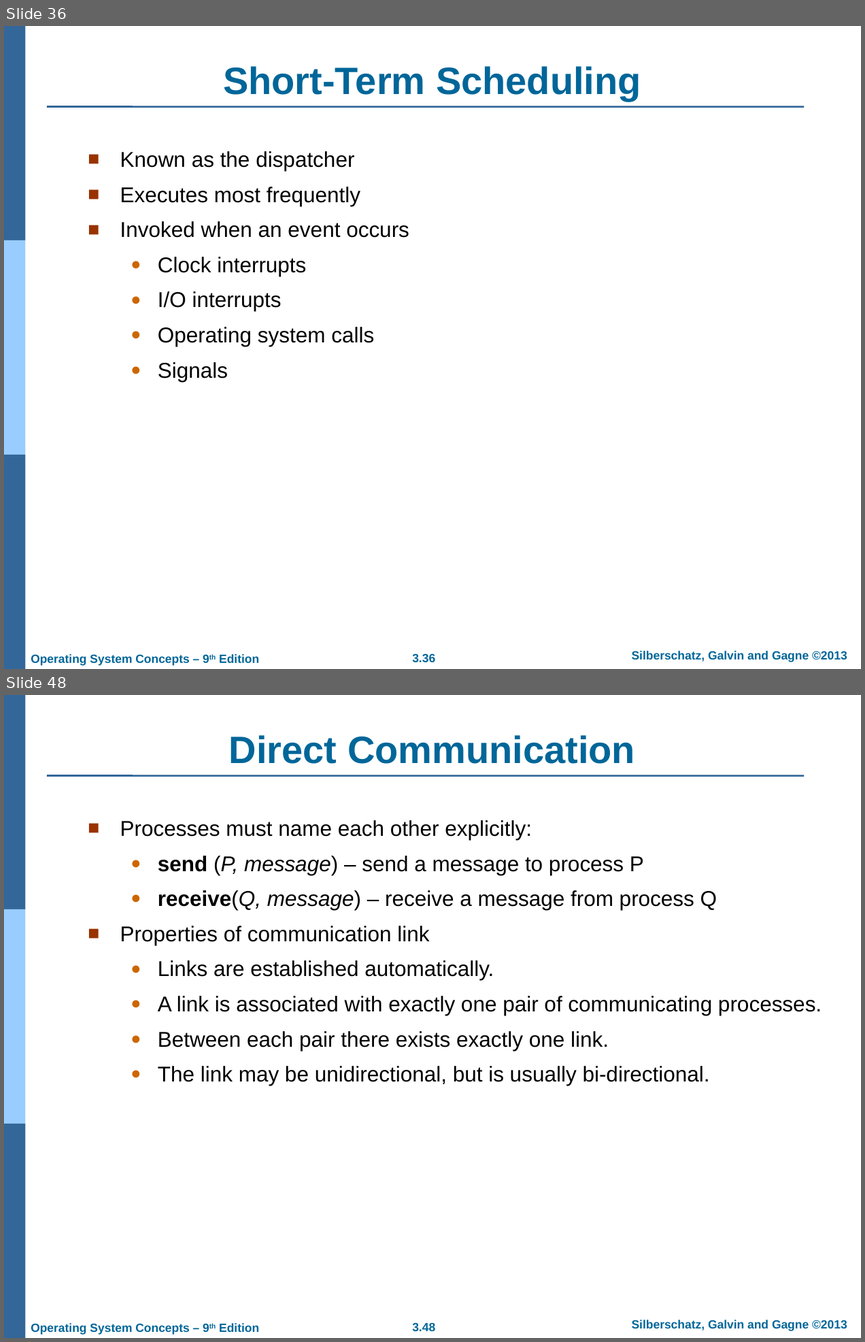
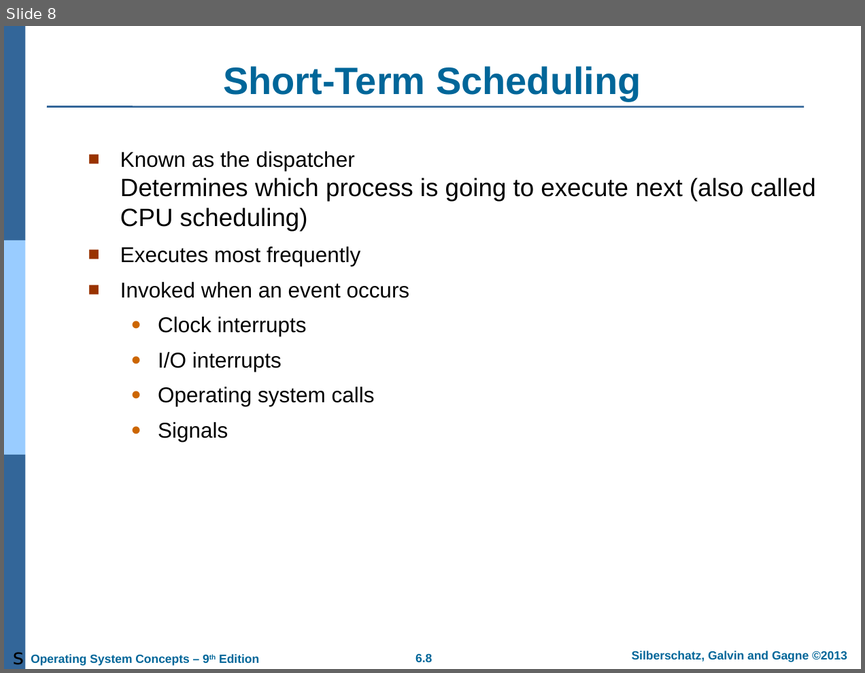
Before and after one commit to qasim2020/givezakat, a slide deck: static/AOS/Chapter 3.ppt. Shown one above the other, each under a label of ours: slides 36 and 48 before the commit, slide 8 after it; the slides between them are not shown. The pictures are 865x1342 and 865x673 pixels, drawn with LibreOffice and Linux fonts; fonts in the diff are those of the drawing; background and template pictures are left out. Boxes give left, top, right and bottom in pixels: in the first picture for what was removed or moved away, otherwise in the second. Text is boxed around its words. In the diff, an @@ line names an element or a change of style, - is before the commit and + after.

```diff
--- a/static/AOS/Chapter 3.ppt
+++ b/static/AOS/Chapter 3.ppt
@@ slide 48 removed at box(4, 695, 861, 1338), background #FFFFFF; not listed: 7 template elements that a slide beside it also shows @@
@@ title removed at box(229, 735, 635, 764) @@
-Direct Communication
@@ text removed at box(120, 820, 821, 1085) @@
-■ Processes must name each other explicitly:
-  ● send (P, message) – send a message to process P
-  ● receive(Q, message) – receive a message from process Q
-■ Properties of communication link
-  ● Links are established automatically.
-  ● A link is associated with exactly one pair of communicating processes.
-  ● Between each pair there exists exactly one link.
-  ● The link may be unidirectional, but is usually bi-directional.
@@ what was slide 36 is now slide 8 @@
@@ slide 8 changed as well @@
@@ text at box(120, 151, 816, 231): text changed; size 18 to 21 pt @@
-■ Known as the dispatcher
+■ Known as the dispatcher
+  Determines which process is going to execute next (also called CPU scheduling)
@@ text added at box(13, 652, 24, 665), 18 pt, text #000000 @@
+s
@@ page number at box(415, 653, 432, 662): text changed @@
-3.36
+6.8
```
Also in this commit, not shown: 1 other slide changed, 41 slides added, 59 other slides removed, 12 other files.
